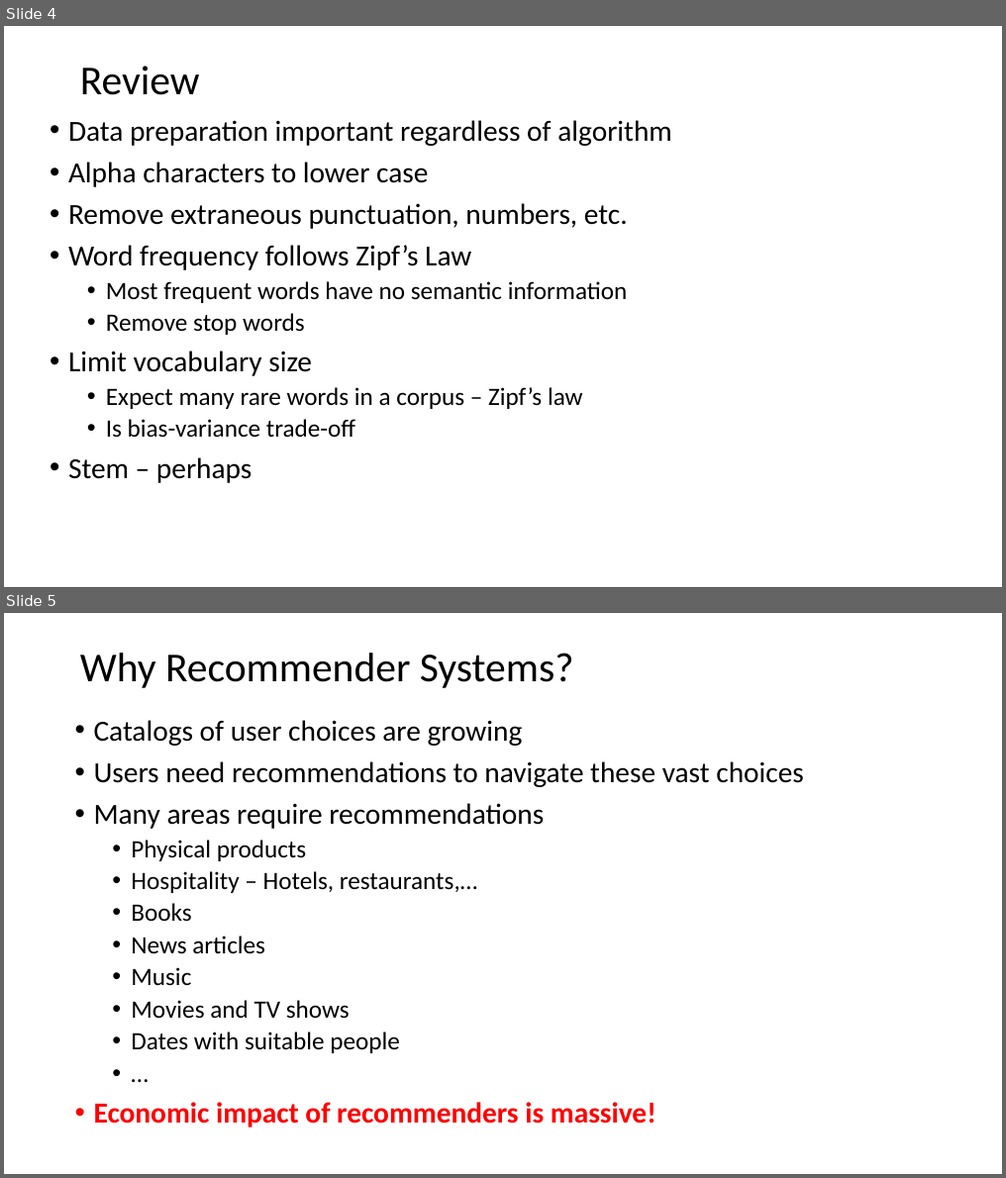
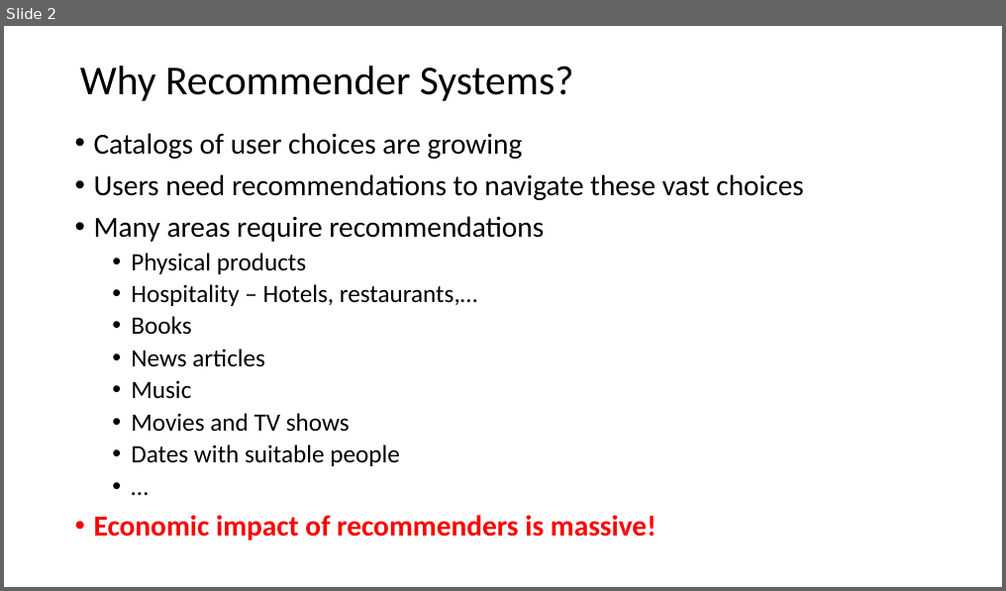
Before and after one commit to StephenElston/CSCI-E-108, a slide deck: slides/8_RecommenderSystems.pptx. Shown one above the other, each under a label of ours: slides 4 and 5 before the commit, slide 2 after it. The pictures are 1006x1178 and 1006x591 pixels, drawn with LibreOffice and Linux fonts; fonts in the diff are those of the drawing. Boxes give left, top, right and bottom in pixels: in the first picture for what was removed or moved away, otherwise in the second. Text is boxed around its words. In the diff, an @@ line names an element or a change of style, - is before the commit and + after.

```diff
--- a/slides/8_RecommenderSystems.pptx
+++ b/slides/8_RecommenderSystems.pptx
@@ slide 4 removed at (4, 26, 1002, 587), background #FFFFFF @@
@@ title removed at (80, 66, 200, 95) @@
-Review
@@ text removed at (68, 120, 672, 483) @@
-• Data preparation important regardless of algorithm
-• Alpha characters to lower case
-• Remove extraneous punctuation, numbers, etc.
-• Word frequency follows Zipf’s Law
-  • Most frequent words have no semantic information
-  • Remove stop words
-• Limit vocabulary size
-  • Expect many rare words in a corpus – Zipf’s law
-  • Is bias-variance trade-off
-• Stem – perhaps
@@ what was slide 5 is now slide 2 @@
```
Also in this commit, not shown: 10 slides changed, 1 slide added, 3 other slides removed.
